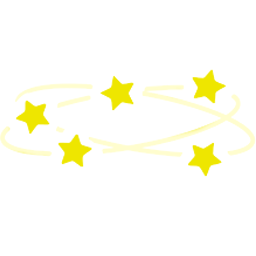
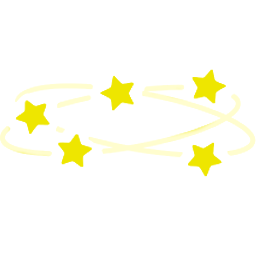
Layered file, before and after one edit (256px x 256px). Changes by layer:
added layer "Layer 2" above "Color Fill 1 copy" over (0, 69, 256, 177)
